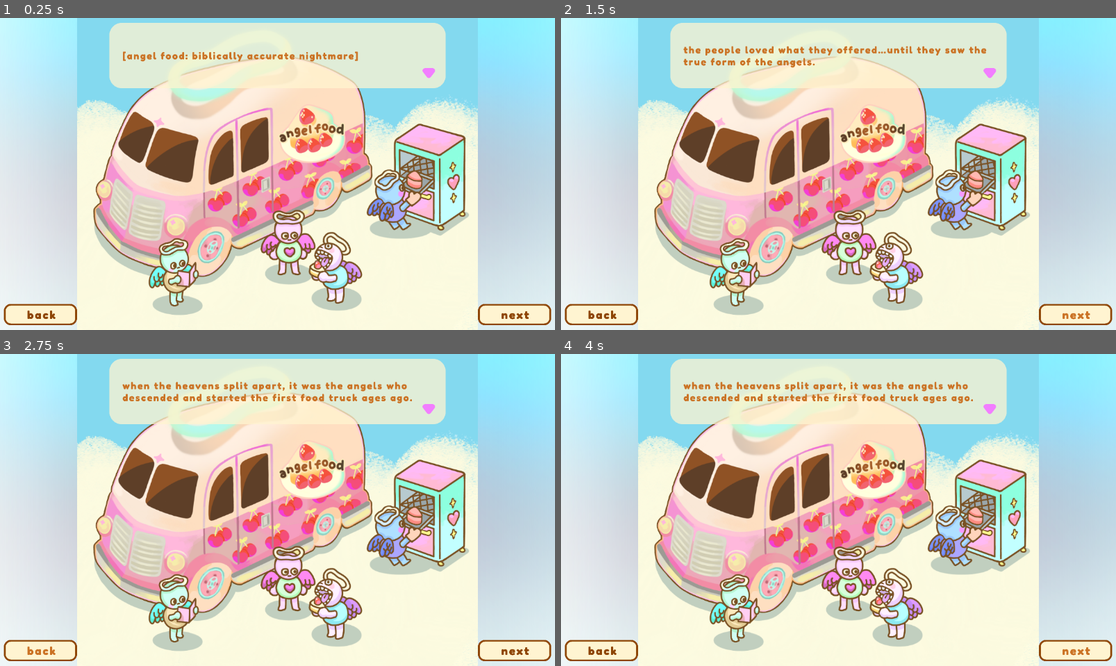
Above: before the commit, frames 1-4 (two rows, left to right).
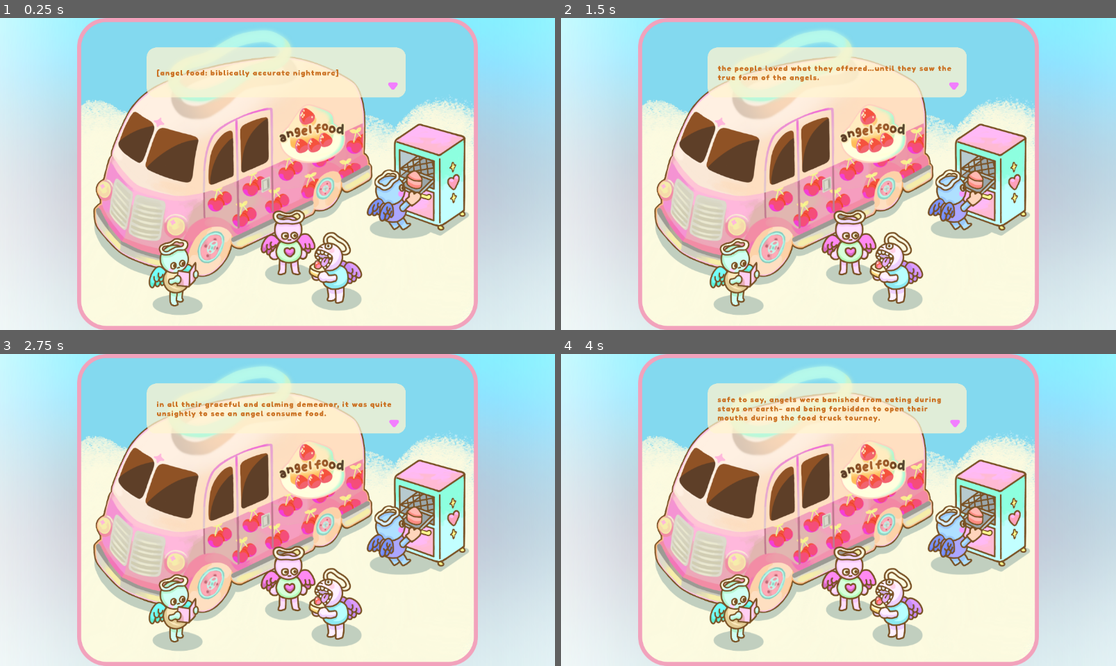
Above: after the commit, the same moments.

Repository: Gus700/FoodTruckBattles
Game: Godot game, scene res://scenes/loreScene.tscn
Two runs of this game, one before a commit and one after it. Both use one fixed random seed, a clock stepped at 60 frames per second and the inputs below. This scene is started directly instead of the project's main scene.
Inputs (mouse positions are in pixels of both pictures, inside the frame that each line leads up to; where the layout moved, square brackets give the same spot in the first picture):
- Up to frame 1 (0.25 s): no input
- Up to frame 2 (1.5 s): click (838, 174) [1077, 314] at 0.5 s; click (838, 174) [1077, 314] at 1.25 s
- Up to frame 3 (2.75 s): click (38, 650) at 2.02 s
- Up to frame 4 (4 s): click (599, 650) at 2.77 s; click (838, 510) [1077, 650] at 3.5 s

The runs differ from the first frame. In frame 1, 13% of the frame differs, in the area x 0-100%, y 0-100%; in frame 2, 14%; in frame 3, 14%; in frame 4, 14%.

Commit message:
mem reformat test

Diff:
--- a/scenes/loreScene.tscn
+++ b/scenes/loreScene.tscn
@@ -208,7 +208,6 @@
 metadata/_edit_use_anchors_ = true
 
 [node name="Level1" type="Control" parent="."]
-visible = false
 layout_mode = 1
 anchors_preset = 15
 anchor_right = 1.0
@@ -250,9 +249,12 @@
 [node name="textBubble" type="TextureRect" parent="Level1/TruckLore"]
 layout_mode = 1
 anchors_preset = -1
-anchor_top = 0.0154321
-anchor_right = 1.0
-anchor_bottom = 0.225309
+anchor_left = 0.263889
+anchor_top = 0.0540123
+anchor_right = 0.732257
+anchor_bottom = 0.295889
+offset_right = -0.560059
+offset_bottom = 0.264004
 texture = ExtResource("4_nsa50")
 expand_mode = 1
 stretch_mode = 5
@@ -262,15 +264,12 @@
 visible = false
 layout_mode = 1
 anchors_preset = -1
-anchor_left = 0.861111
-anchor_top = 0.91358
-anchor_right = 0.993333
-anchor_bottom = 0.987926
-offset_right = -0.319946
-offset_bottom = -0.176025
-texture_normal = ExtResource("16_tc8k0")
-texture_pressed = ExtResource("17_3nf3f")
-texture_hover = ExtResource("18_wa0i0")
+anchor_left = -0.0104167
+anchor_top = -0.0123457
+anchor_right = 1.01069
+anchor_bottom = 1.01107
+offset_right = -0.319946
+offset_bottom = -0.176025
 ignore_texture_size = true
 stretch_mode = 5
 script = ExtResource("8_w7ok3")
@@ -280,20 +279,18 @@
 [node name="NextTextButton" type="TextureButton" parent="Level1/TruckLore"]
 layout_mode = 1
 anchors_preset = -1
-anchor_left = 0.861111
-anchor_top = 0.91358
-anchor_right = 0.993333
-anchor_bottom = 0.987926
-offset_right = -0.319946
-offset_bottom = -0.176025
-texture_normal = ExtResource("16_tc8k0")
-texture_pressed = ExtResource("17_3nf3f")
-texture_hover = ExtResource("18_wa0i0")
+anchor_left = -0.00868056
+anchor_top = -0.0231481
+anchor_right = 1.00809
+anchor_bottom = 1.0157
+offset_right = -0.319946
+offset_bottom = -0.176025
 ignore_texture_size = true
 stretch_mode = 5
 metadata/_edit_use_anchors_ = true
 
 [node name="PrevTextButton" type="TextureButton" parent="Level1/TruckLore"]
+visible = false
 layout_mode = 1
 anchors_preset = -1
 anchor_left = 0.00694444
Binary file changed: assets/loreScenes/full/angel_s_scripture.png
Binary file changed: assets/loreScenes/full/deviled_food.png
Binary file changed: assets/loreScenes/full/frosty_beginnings.png
Binary file changed: assets/loreScenes/full/gold_standard.png
Binary file changed: assets/loreScenes/full/hearse_to_be_you.png
Binary file changed: assets/loreScenes/full/operation_corn_dog.png
Binary file changed: assets/loreScenes/full/tacobara.png
